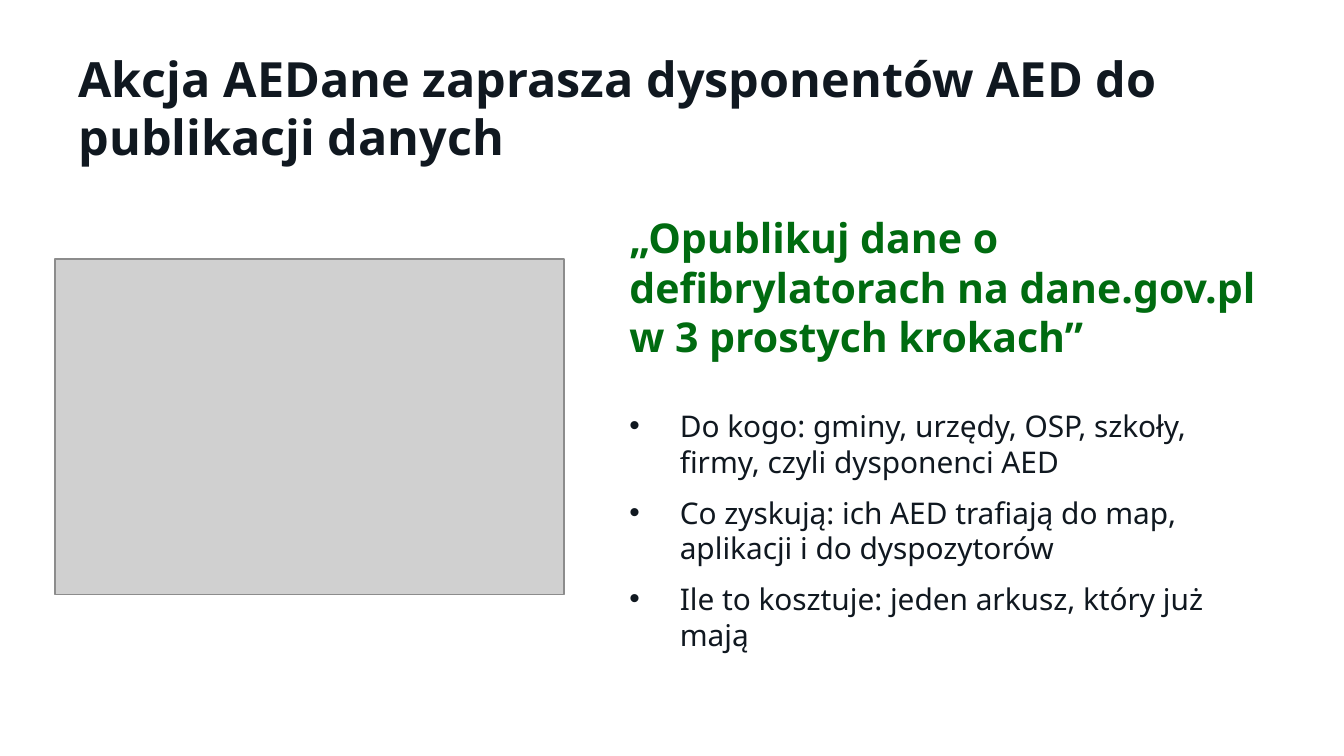
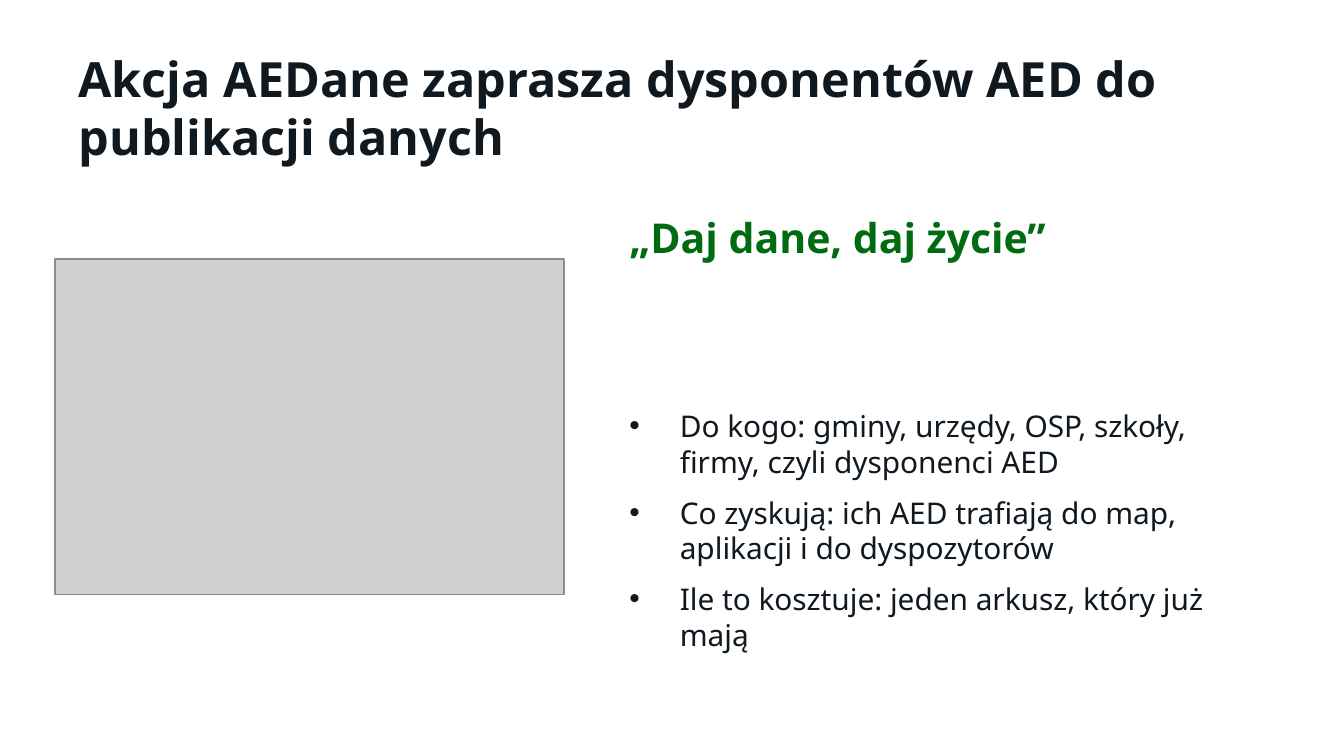
Before and after one commit to LastMinuteGameStudio/hacknation, a slide deck: slide 14 of prezentacja/AEDane – Misja AED (HackNation 2026).pptx (slide 12 before the commit). Drawn at 1344x756 pixels with LibreOffice and Linux fonts; fonts in the diff are those of the drawing; grey boxes stand for pictures. Boxes give left, top, right and bottom in pixels: in the first picture for what was removed or moved away, otherwise in the second. Text is boxed around its words. In the diff, an @@ line names an element or a change of style, - is before the commit and + after.

```diff
--- a/prezentacja/AEDane – Misja AED (HackNation 2026).pptx
+++ b/prezentacja/AEDane – Misja AED (HackNation 2026).pptx
@@ text at <box>629,221,1046,263</box>: text changed @@
-„Opublikuj dane o defibrylatorach na dane.gov.pl w 3 prostych krokach”
+„Daj dane, daj życie”
```
Also in this commit, not shown: 3 other slides changed, 2 slides added.
